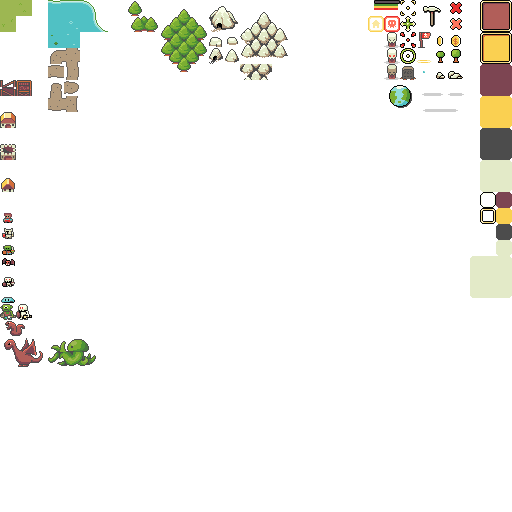
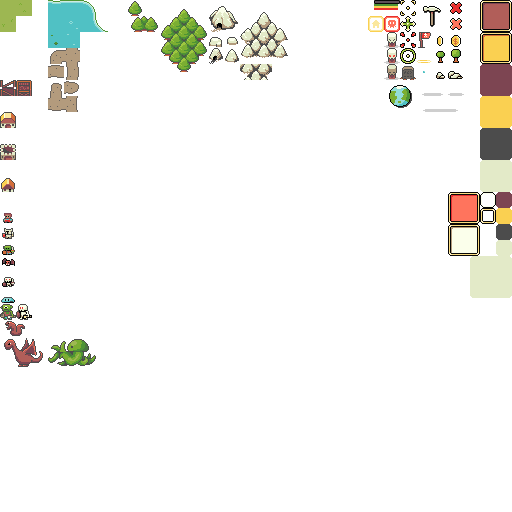
Layered file, before and after one edit (512px x 512px). Changes by layer:
painted on "screen location copy" over [448, 192, 480, 256]
